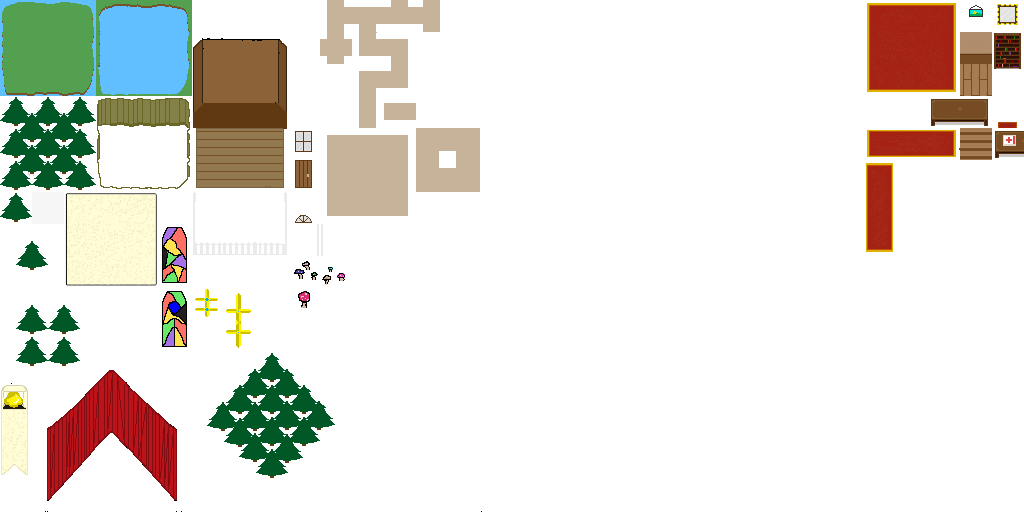
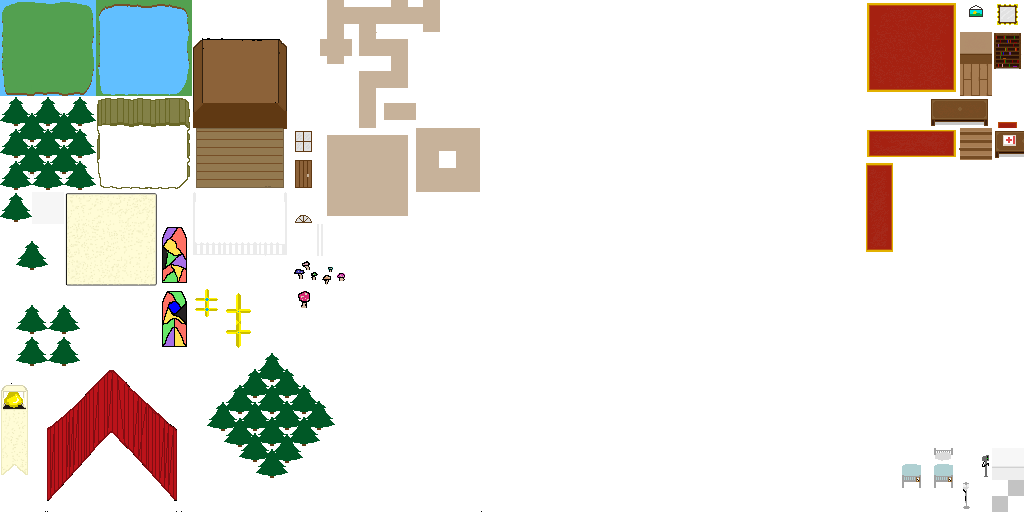
Comparing the layer stacks of the two 1024 × 512 images. Changes:
added layer "hospital foreground copy" above "hospital foreground" over [902, 464, 921, 488]
added layer "hospital foreground" above "player" over [934, 464, 953, 488]
added layer "hospital" above "grass around water" over [934, 448, 1024, 512]
